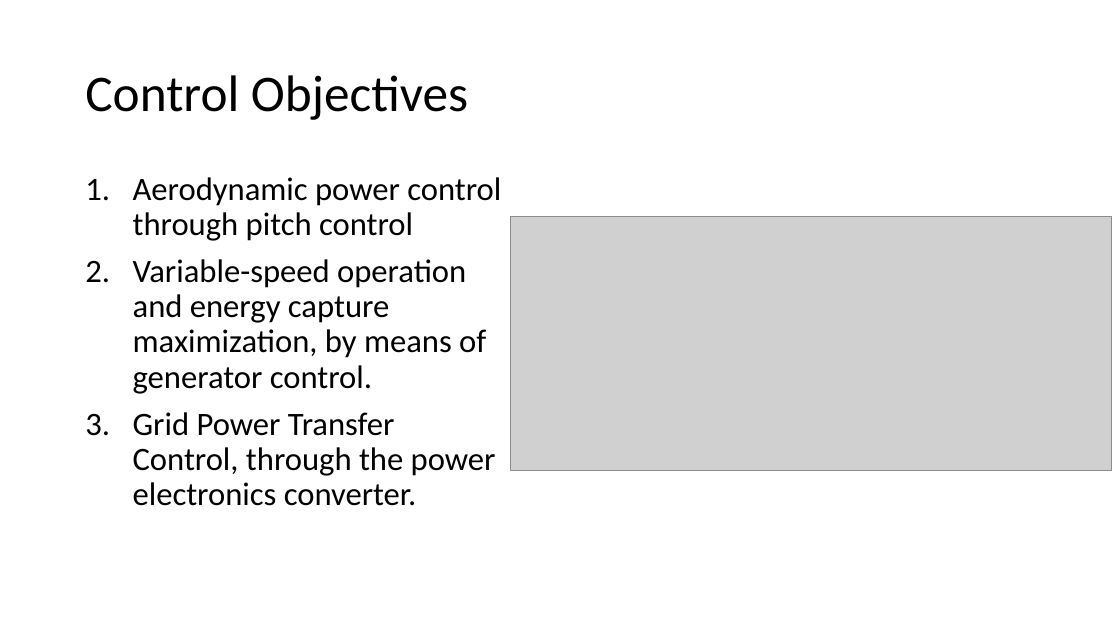
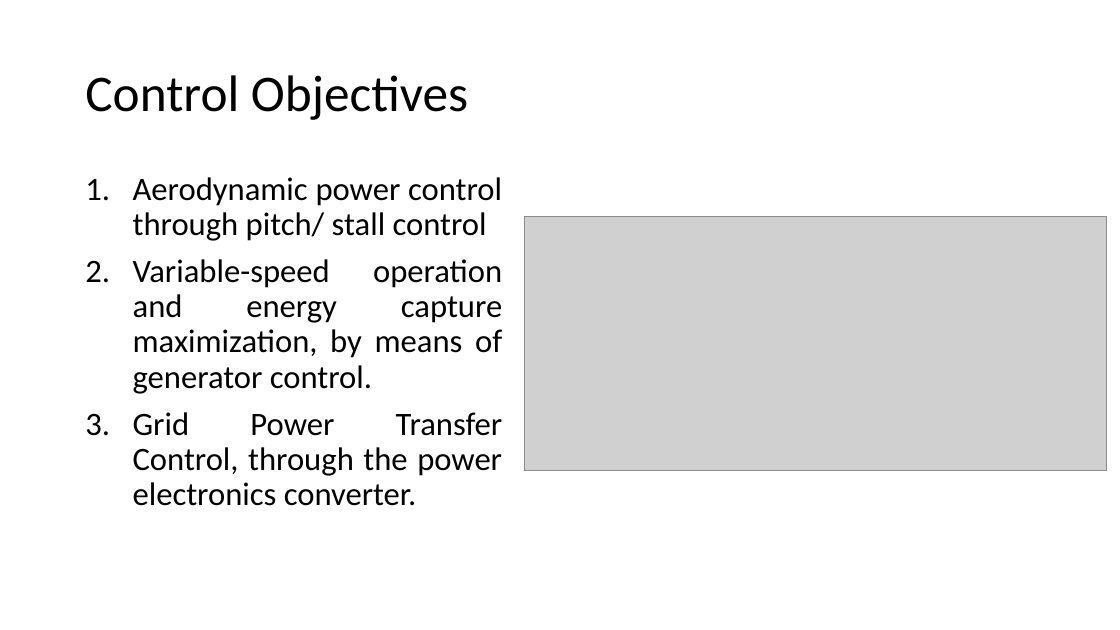
Before and after one commit to MuhammadShamaas1997/Electrical-Engineering, a slide deck: slide 11 of Wind Energy Conversion Systems/WECS.pptx (slide 12 before the commit). Drawn at 1120x630 pixels with LibreOffice and Linux fonts; fonts in the diff are those of the drawing; grey boxes stand for pictures. Boxes give left, top, right and bottom in pixels: in the first picture for what was removed or moved away, otherwise in the second. Text is boxed around its words. In the diff, an @@ line names an element or a change of style, - is before the commit and + after.

```diff
--- a/Wind Energy Conversion Systems/WECS.pptx
+++ b/Wind Energy Conversion Systems/WECS.pptx
@@ text at (133, 177, 502, 241): text changed @@
-1. Aerodynamic power control through pitch control
+1. Aerodynamic power control through pitch/ stall control
@@ picture: place and size @@
-picture at (511, 217, 1112, 471)
+picture at (525, 217, 1107, 471)
@@ text at (133, 259, 503, 506): alignment left to justified @@
```
Also in this commit, not shown: 1 slide removed, 30 other files.
